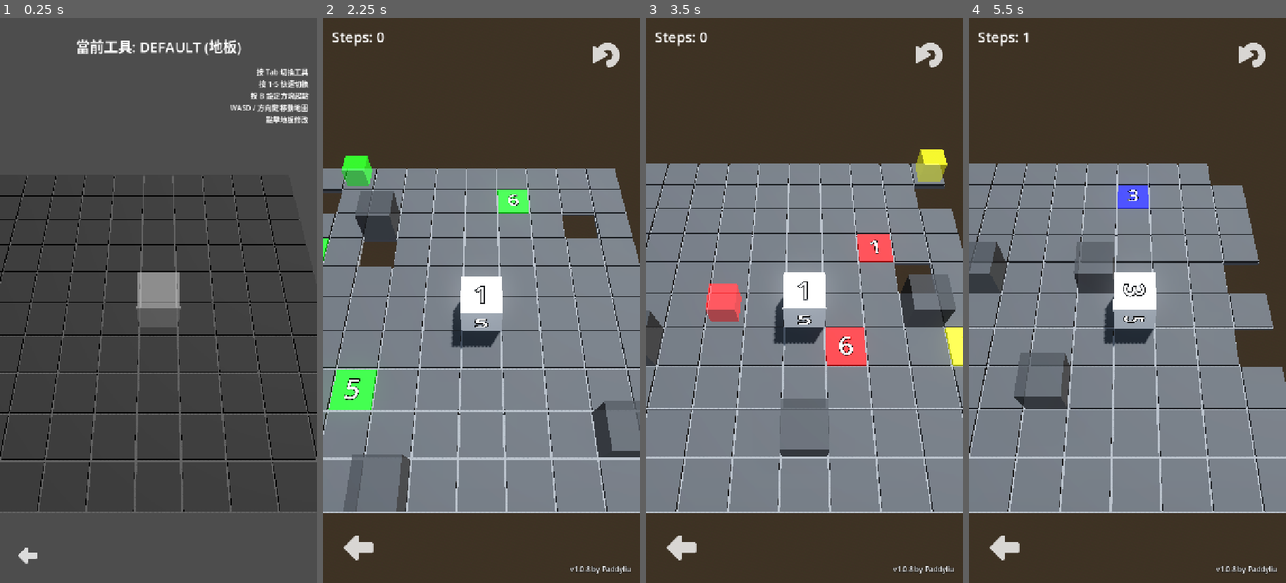
Above: before the commit, frames 1-4 (left to right).
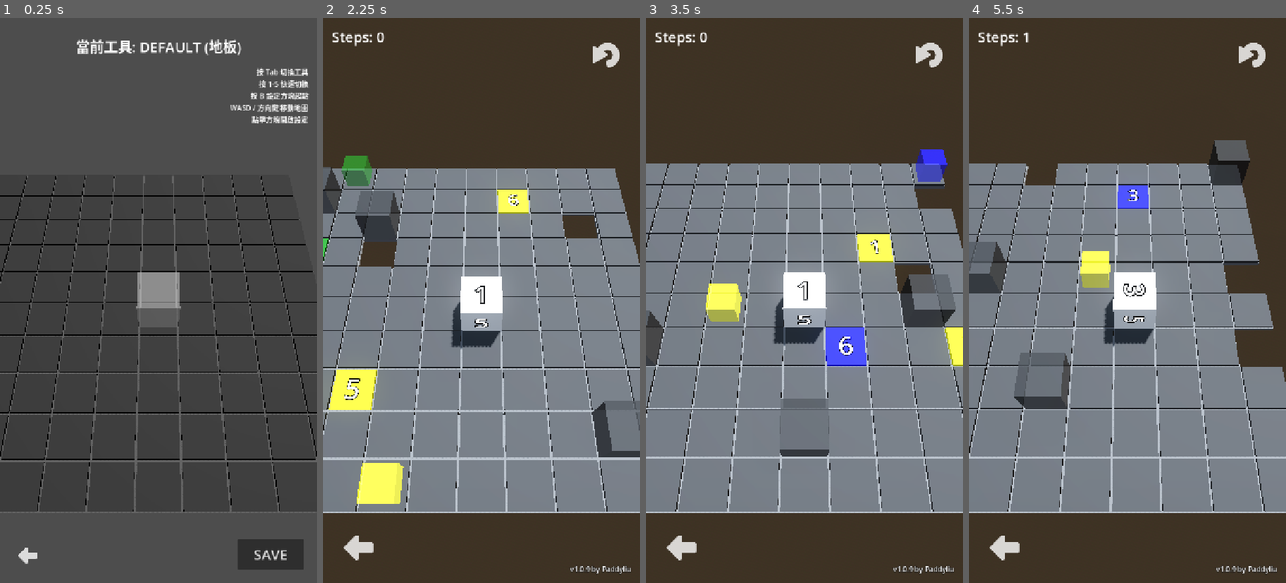
Above: after the commit, the same moments.

Repository: paddy226/MOVE_BOX
Game: Godot game, scene res://editor.tscn
Same seed, same stepped clock (60 frames per second), same inputs: the game is played once before the commit and once after it. This scene is started directly instead of the project's main scene.
Inputs (mouse positions are in pixels of both pictures, inside the frame that each line leads up to):
- Up to frame 1 (0.25 s): no input
- Up to frame 2 (2.25 s): click (592, 554) at 0.5 s, where only the run after the commit has a clickable "SAVE"; click (351, 554) at 1.25 s; click "Random" at 2 s
- Up to frame 3 (3.5 s): click (928, 51) at 2.75 s
- Up to frame 4 (5.5 s): click (1251, 51) at 3.5 s; click (1251, 51) at 4.25 s; tap Enter (ui_accept) at 5, 5.27 s; move the mouse to (1197, 272) at 5.02 s; hold D from 5.03 s (still down); tap B at 5.1 s; click (1197, 272) at 5.17 s; tap Tab at 5.3 s

The runs differ from the first frame. In frame 1, 1.2% of the frame differs, in the area x 75-98%, y 17-98%; in frame 2, 3.7%, in the area x 0-85%, y 24-98%; in frame 3, 2.5%; in frame 4, 2.1%.

Commit message:
feat: implement property popup, JSON saving, and expand to 6 colors for v1.0.9

Diff:
--- a/editor.gd
+++ b/editor.gd
@@ -1,16 +1,24 @@
 extends Node3D
-# editor.gd - 支援自訂起點與 WASD 移動地圖的編輯器
+# editor.gd - 支援彈窗屬性編輯的編輯器
 
 @onready var level = $Level
 @onready var tool_label = $CanvasLayer/HUD/ToolLabel
 @onready var ghost_player = $GhostPlayer
 @onready var camera_pivot = $CameraPivot
 
-@export var move_speed: float = 10.0 # 地圖平移速度
+# 彈窗相關
+@onready var prop_popup = $CanvasLayer/PropertyPopup
+@onready var color_container = $CanvasLayer/PropertyPopup/VBoxContainer/ColorButtons
+@onready var value_container = $CanvasLayer/PropertyPopup/VBoxContainer/ValueSection/ValueButtons
+@onready var value_section = $CanvasLayer/PropertyPopup/VBoxContainer/ValueSection
+
+@export var move_speed: float = 10.0
 
 var current_tool_idx: int = 0
 enum EditMode { TILE, PLAYER_START }
 var current_mode = EditMode.TILE
+
+var editing_tile: Tile = null # 當前正在透過彈窗編輯的方塊
 
 var tools = [
 	Tile.TileType.DEFAULT,
@@ -23,24 +31,27 @@
 func _ready() -> void:
 	level.generate_empty_grid()
 	_make_all_tiles_editable()
+	_setup_popup_ui()
 	_update_tool_ui()
 	_update_ghost_pos()
 
 	$CanvasLayer/HUD/BackButton.pressed.connect(func(): get_tree().change_scene_to_file("res://menu.tscn"))
+	$CanvasLayer/HUD/SaveButton.pressed.connect(save_level)
+	$CanvasLayer/PropertyPopup/VBoxContainer/CloseButton.pressed.connect(func(): prop_popup.visible = false)
 
 func _process(delta: float) -> void:
-	_handle_camera_movement(delta)
+	if not prop_popup.visible:
+		_handle_camera_movement(delta)
 
 func _handle_camera_movement(delta: float) -> void:
 	var input_dir = Vector3.ZERO
-	if Input.is_key_pressed(KEY_W) or Input.is_key_pressed(KEY_UP): input_dir.z += 1 # 修正：朝前進方向移動
-	if Input.is_key_pressed(KEY_S) or Input.is_key_pressed(KEY_DOWN): input_dir.z -= 1 # 修正：朝後退方向移動
+	if Input.is_key_pressed(KEY_W) or Input.is_key_pressed(KEY_UP): input_dir.z += 1
+	if Input.is_key_pressed(KEY_S) or Input.is_key_pressed(KEY_DOWN): input_dir.z -= 1
 	if Input.is_key_pressed(KEY_A) or Input.is_key_pressed(KEY_LEFT): input_dir.x -= 1
 	if Input.is_key_pressed(KEY_D) or Input.is_key_pressed(KEY_RIGHT): input_dir.x += 1
 
 	if input_dir != Vector3.ZERO:
 		input_dir = input_dir.normalized()
-		# 根據攝影機 Y 軸旋轉來調整移動方向，讓操作更直覺
 		var rot_y = camera_pivot.rotation.y
 		var forward = Vector3.FORWARD.rotated(Vector3.UP, rot_y)
 		var right = Vector3.RIGHT.rotated(Vector3.UP, rot_y)
@@ -53,47 +64,142 @@
 		if not tile.clicked.is_connected(_on_tile_clicked):
 			tile.clicked.connect(_on_tile_clicked)
 
+func _setup_popup_ui() -> void:
+	# 1. 建立顏色按鈕
+	for color in level.possible_colors:
+		var btn = Button.new()
+		btn.custom_minimum_size = Vector2(60, 60)
+		var style = StyleBoxFlat.new()
+		style.bg_color = color
+		btn.add_theme_stylebox_override("normal", style)
+		btn.pressed.connect(func(): _on_popup_color_selected(color))
+		color_container.add_child(btn)
+
+	# 2. 建立數值按鈕 (1-6)
+	for i in range(1, 7):
+		var btn = Button.new()
+		btn.text = str(i)
+		btn.custom_minimum_size = Vector2(50, 50)
+		btn.pressed.connect(func(): _on_popup_value_selected(i))
+		value_container.add_child(btn)
+
 func _on_tile_clicked(tile: Tile) -> void:
+	# 點擊起點模式
 	if current_mode == EditMode.PLAYER_START:
 		level.player_start_grid_pos = tile.grid_pos
 		_update_ghost_pos()
 		AudioManager.play("ui_click")
+		return
+
+	var tool_type = tools[current_tool_idx]
+
+	# 如果點擊的是同類型的 GOAL 或 CHANGER，或是原本就有內容的格位，開啟彈窗
+	if tile.type == tool_type and (tile.type == Tile.TileType.GOAL or tile.type == Tile.TileType.COLOR_CHANGER):
+		_open_property_popup(tile)
 	else:
-		var tool_type = tools[current_tool_idx]
+		# 切換類型
 		tile.type = tool_type
+		# 預設初始化
+		if tile.type == Tile.TileType.GOAL:
+			tile.target_value = 1
+			tile.target_color = level.possible_colors[0]
+		elif tile.type == Tile.TileType.COLOR_CHANGER:
+			tile.target_color = level.possible_colors[0]
+			tile.uses = -1
+
 		tile._update_visuals()
 		AudioManager.play("ui_click")
+
+func _open_property_popup(tile: Tile) -> void:
+	editing_tile = tile
+	prop_popup.visible = true
+	# 只有 GOAL 才顯示數值設定
+	value_section.visible = (tile.type == Tile.TileType.GOAL)
+	AudioManager.play("ui_click")
+
+func _on_popup_color_selected(color: Color) -> void:
+	if editing_tile:
+		editing_tile.target_color = color
+		editing_tile._update_visuals()
+		AudioManager.play("ui_click")
+
+func _on_popup_value_selected(val: int) -> void:
+	if editing_tile:
+		editing_tile.target_value = val
+		editing_tile._update_visuals()
+		AudioManager.play("ui_click")
+
+func save_level() -> void:
+	var level_data = {
+		"metadata": {
+			"level_name": "My Custom Level",
+			"author": GameState.author_name,
+			"date": Time.get_datetime_string_from_system()
+		},
+		"settings": {
+			"grid_width": level.grid_width,
+			"grid_height": level.grid_height,
+			"start_pos": {"x": level.player_start_grid_pos.x, "z": level.player_start_grid_pos.y}
+		},
+		"tiles": []
+	}
+
+	for pos in level.tiles:
+		var tile = level.tiles[pos]
+		if tile.type == Tile.TileType.DEFAULT: continue
+		var tile_info = {
+			"pos": {"x": tile.grid_pos.x, "z": tile.grid_pos.y},
+			"type": "",
+			"color": tile.target_color.to_html(),
+			"value": tile.target_value,
+			"uses": tile.uses
+		}
+		match tile.type:
+			Tile.TileType.GOAL: tile_info["type"] = "GOAL"
+			Tile.TileType.COLOR_CHANGER: tile_info["type"] = "COLOR_CHANGER"
+			Tile.TileType.OBSTACLE: tile_info["type"] = "OBSTACLE"
+			Tile.TileType.HOLE: tile_info["type"] = "HOLE"
+		level_data["tiles"].append(tile_info)
+
+	var dir_path = OS.get_user_data_dir() + "/levels/" if OS.get_name() == "Android" else "res://levels/"
+	if not DirAccess.dir_exists_absolute(dir_path): DirAccess.make_dir_recursive_absolute(dir_path)
+	var file_path = dir_path + "my_level.json"
+	var file = FileAccess.open(file_path, FileAccess.WRITE)
+	if file:
+		file.store_string(JSON.stringify(level_data, "\t"))
+		print("關卡已儲存至: ", file_path)
+		AudioManager.play("goal")
+	else:
+		print("儲存失敗！")
+		AudioManager.play("error")
 
 func _update_ghost_pos() -> void:
 	ghost_player.global_position = Vector3(level.player_start_grid_pos.x, 0.5, level.player_start_grid_pos.y)
 
 func _unhandled_input(event: InputEvent) -> void:
-	# 處理滑鼠左鍵拖曳
+	# 只有在彈窗關閉時才允許拖曳鏡頭
+	if prop_popup.visible: return
+
 	if event is InputEventMouseMotion and Input.is_mouse_button_pressed(MOUSE_BUTTON_LEFT):
 		var cam = get_viewport().get_camera_3d()
 		if cam:
-			# 根據攝影機 Y 軸旋轉來計算平移向量
 			var rot_y = camera_pivot.rotation.y
 			var forward = Vector3.FORWARD.rotated(Vector3.UP, rot_y)
 			var right = Vector3.RIGHT.rotated(Vector3.UP, rot_y)
-
-			# 位移量根據攝影機高度縮放，讓拖曳感更平滑
 			var sensitivity = 0.01 * (camera_pivot.get_node("Camera3D").position.z / 9.0)
 			var move_vec = (right * -event.relative.x + forward * event.relative.y) * sensitivity
 			camera_pivot.global_position += move_vec
 
 	if event is InputEventKey and event.pressed:
 		if event.keycode == KEY_TAB:
-			if current_mode == EditMode.TILE:
-				current_tool_idx = (current_tool_idx + 1) % tools.size()
-			else:
-				current_mode = EditMode.TILE # 切換回方塊模式
+			if current_mode == EditMode.TILE: current_tool_idx = (current_tool_idx + 1) % tools.size()
+			else: current_mode = EditMode.TILE
 			_update_tool_ui()
 		elif event.keycode >= KEY_1 and event.keycode <= KEY_5:
 			current_mode = EditMode.TILE
 			current_tool_idx = event.keycode - KEY_1
 			_update_tool_ui()
-		elif event.keycode == KEY_B: # 改為 B 鍵
+		elif event.keycode == KEY_B:
 			current_mode = EditMode.PLAYER_START
 			_update_tool_ui()
 
@@ -101,7 +207,6 @@
 	if current_mode == EditMode.PLAYER_START:
 		tool_label.text = "當前工具: PLAYER START (起點)"
 		return
-
 	var type_name = ""
 	match tools[current_tool_idx]:
 		Tile.TileType.DEFAULT: type_name = "DEFAULT (地板)"
@@ -109,5 +214,4 @@
 		Tile.TileType.OBSTACLE: type_name = "OBSTACLE (方塊)"
 		Tile.TileType.HOLE: type_name = "HOLE (孔洞)"
 		Tile.TileType.COLOR_CHANGER: type_name = "CHANGER (換色點)"
-
 	tool_label.text = "當前工具: " + type_name
--- a/editor.tscn
+++ b/editor.tscn
@@ -77,6 +77,22 @@
 stretch_mode = 5
 modulate = Color(1, 1, 1, 0.8)
 
+[node name="SaveButton" type="Button" parent="CanvasLayer/HUD"]
+layout_mode = 1
+anchors_preset = 3
+anchor_left = 1.0
+anchor_top = 1.0
+anchor_right = 1.0
+anchor_bottom = 1.0
+offset_left = -180.0
+offset_top = -100.0
+offset_right = -30.0
+offset_bottom = -30.0
+grow_horizontal = 0
+grow_vertical = 0
+theme_override_font_sizes/font_size = 32
+text = "SAVE"
+
 [node name="HelpLabel" type="Label" parent="CanvasLayer/HUD"]
 layout_mode = 1
 anchors_preset = 1
@@ -91,5 +107,68 @@
 按 1-5 快速切換
 按 B 設定方塊起點
 WASD / 方向鍵 移動地圖
-點擊地板修改"
+點擊方塊開啟設定"
 horizontal_alignment = 2
+
+[node name="PropertyPopup" type="Panel" parent="CanvasLayer"]
+visible = false
+anchors_preset = 8
+anchor_left = 0.5
+anchor_top = 0.5
+anchor_right = 0.5
+anchor_bottom = 0.5
+offset_left = -250.0
+offset_top = -200.0
+offset_right = 250.0
+offset_bottom = 200.0
+grow_horizontal = 2
+grow_vertical = 2
+
+[node name="VBoxContainer" type="VBoxContainer" parent="CanvasLayer/PropertyPopup"]
+layout_mode = 1
+anchors_preset = 15
+anchor_right = 1.0
+anchor_bottom = 1.0
+offset_left = 20.0
+offset_top = 20.0
+offset_right = -20.0
+offset_bottom = -20.0
+grow_horizontal = 2
+grow_vertical = 2
+theme_override_constants/separation = 20
+
+[node name="Title" type="Label" parent="CanvasLayer/PropertyPopup/VBoxContainer"]
+layout_mode = 2
+theme_override_font_sizes/font_size = 28
+text = "方塊設定"
+horizontal_alignment = 1
+
+[node name="ColorLabel" type="Label" parent="CanvasLayer/PropertyPopup/VBoxContainer"]
+layout_mode = 2
+text = "選擇顏色:"
+
+[node name="ColorButtons" type="HBoxContainer" parent="CanvasLayer/PropertyPopup/VBoxContainer"]
+layout_mode = 2
+theme_override_constants/separation = 10
+alignment = 1
+
+[node name="ValueSection" type="VBoxContainer" parent="CanvasLayer/PropertyPopup/VBoxContainer"]
+layout_mode = 2
+
+[node name="ValueLabel" type="Label" parent="CanvasLayer/PropertyPopup/VBoxContainer/ValueSection"]
+layout_mode = 2
+text = "設定數值 (1-6):"
+
+[node name="ValueButtons" type="HBoxContainer" parent="CanvasLayer/PropertyPopup/VBoxContainer/ValueSection"]
+layout_mode = 2
+theme_override_constants/separation = 5
+alignment = 1
+
+[node name="Spacer" type="Control" parent="CanvasLayer/PropertyPopup/VBoxContainer"]
+layout_mode = 2
+size_flags_vertical = 3
+
+[node name="CloseButton" type="Button" parent="CanvasLayer/PropertyPopup/VBoxContainer"]
+custom_minimum_size = Vector2(0, 60)
+layout_mode = 2
+text = "確定"
--- a/game_state.gd
+++ b/game_state.gd
@@ -9,5 +9,5 @@
 var last_camera_rotation: Vector3 = Vector3(-PI/3, 0, 0)
 var last_camera_distance: float = 9.0
 var current_steps: int = 0
-var version_number: String = "v1.0.8"
+var version_number: String = "v1.0.9"
 var author_name: String = "Paddyliu"
--- a/level.gd
+++ b/level.gd
@@ -8,7 +8,14 @@
 var tiles: Dictionary = {}
 var total_goals: int = 0
 var completed_goals: int = 0
-var possible_colors = [Color.RED, Color.GREEN, Color.BLUE, Color.YELLOW, Color.PURPLE]
+var possible_colors = [
+	Color.RED,
+	Color.GREEN,
+	Color.BLUE,
+	Color.YELLOW,
+	Color.PURPLE,
+	Color.DARK_GREEN
+]
 var player_start_grid_pos: Vector2i = Vector2i(0, 0) # 方塊初始位置
 
 signal level_cleared
--- /dev/null
+++ b/levels/my_level.json
@@ -0,0 +1,16 @@
+{
+	"metadata": {
+		"author": "Paddyliu",
+		"date": "2026-03-15T08:06:09",
+		"level_name": "My Custom Level"
+	},
+	"settings": {
+		"grid_height": 10,
+		"grid_width": 10,
+		"start_pos": {
+			"x": 0,
+			"z": 0
+		}
+	},
+	"tiles": []
+}
--- a/tile.gd
+++ b/tile.gd
@@ -20,6 +20,7 @@
 @onready var icon: Sprite3D = $Icon
 
 signal clicked(tile: Tile)
+signal right_clicked(tile: Tile)
 
 func _ready() -> void:
 	_update_visuals()
@@ -30,13 +31,16 @@
 
 # 處理滑鼠點擊 (需要 StaticBody3D)
 func _input_event(_camera: Camera3D, event: InputEvent, _position: Vector3, _normal: Vector3, _shape_idx: int) -> void:
-	if event is InputEventMouseButton and event.button_index == MOUSE_BUTTON_LEFT:
+	if event is InputEventMouseButton:
 		if event.pressed:
 			_mouse_down_pos = event.position
 		else:
-			# 放開時檢查位移，如果位移很小 (小於 5 像素)，視為點擊
+			# 放開時檢查位移
 			if event.position.distance_to(_mouse_down_pos) < 5.0:
-				clicked.emit(self)
+				if event.button_index == MOUSE_BUTTON_LEFT:
+					clicked.emit(self)
+				elif event.button_index == MOUSE_BUTTON_RIGHT:
+					right_clicked.emit(self)
 
 # 更新格子的視覺顯示
 func _update_visuals() -> void:
Not shown, changed: gemini_log.md
